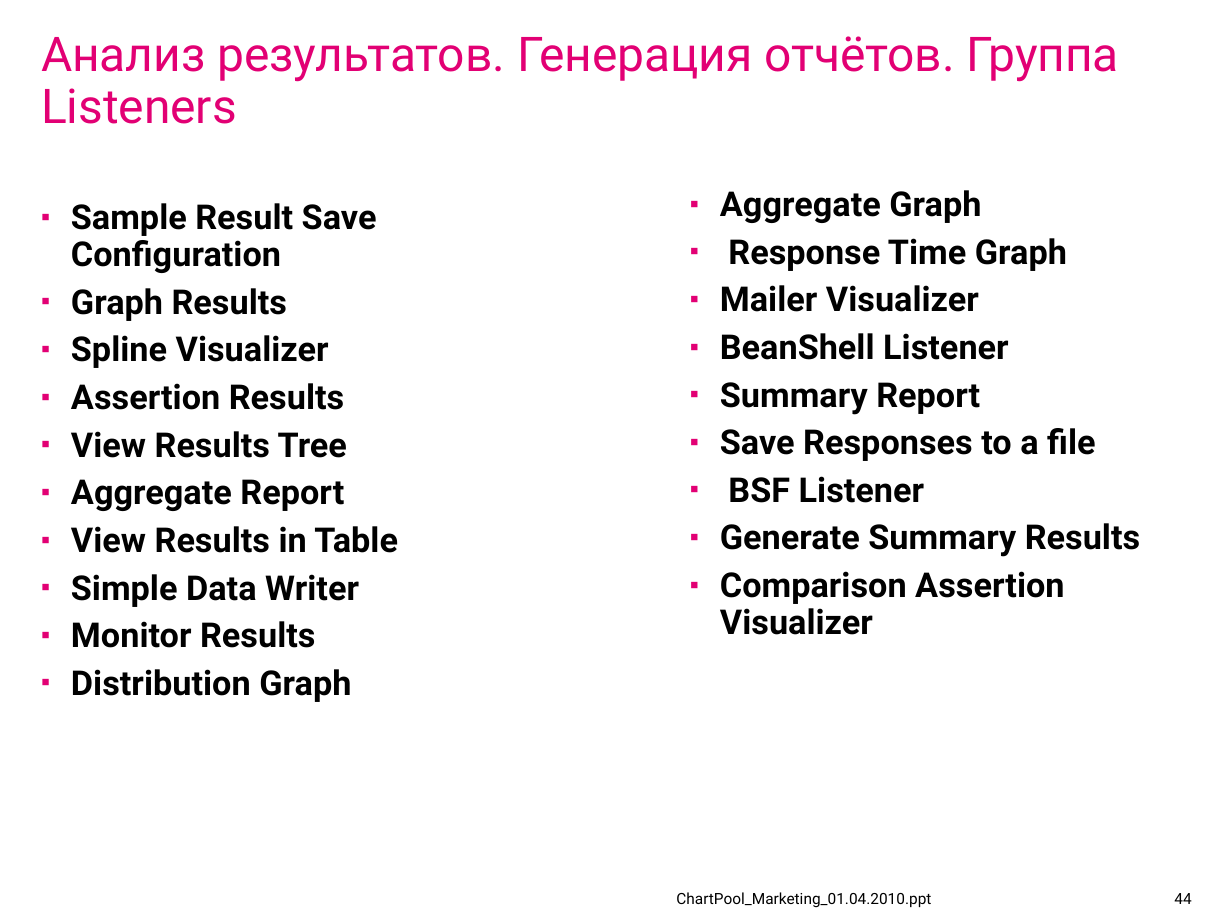
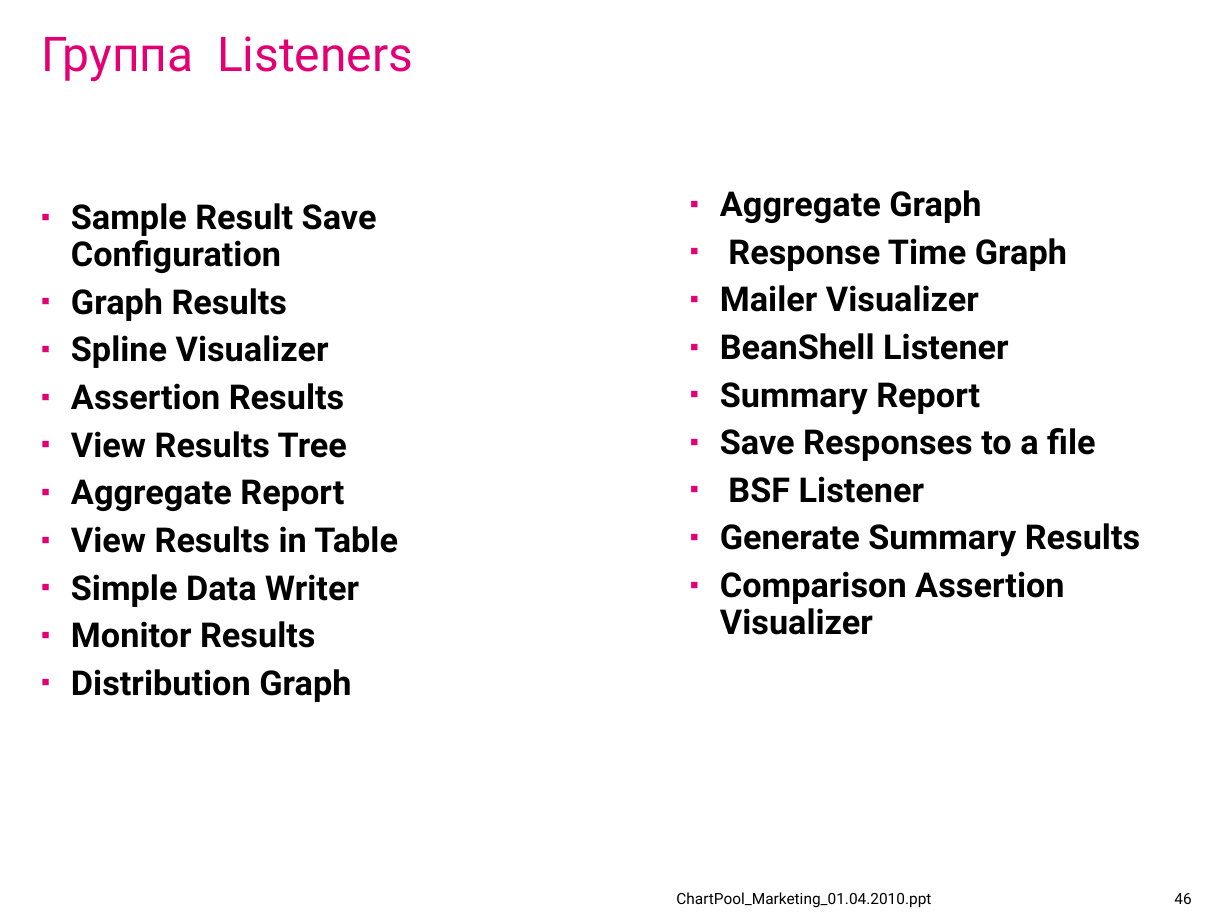
Before and after one commit to IvanCS/JMeterAvtoTestingDemo, a slide deck: slide 46 of documents/presentation.ppt (slide 44 before the commit). Drawn at 1232x924 pixels with LibreOffice and Linux fonts; fonts in the diff are those of the drawing; background and template pictures are left out. Boxes give left, top, right and bottom in pixels: in the first picture for what was removed or moved away, otherwise in the second. Text is boxed around its words. In the diff, an @@ line names an element or a change of style, - is before the commit and + after.

```diff
--- a/documents/presentation.ppt
+++ b/documents/presentation.ppt
@@ title at (41, 36, 413, 82): text changed @@
-Анализ результатов. Генерация отчётов. Группа Listeners
+Группа Listeners
@@ page number at (1174, 893, 1191, 904): text changed @@
-44
+46
```
Also in this commit, not shown: 5 other slides changed, 9 slides added, 12 other files.
